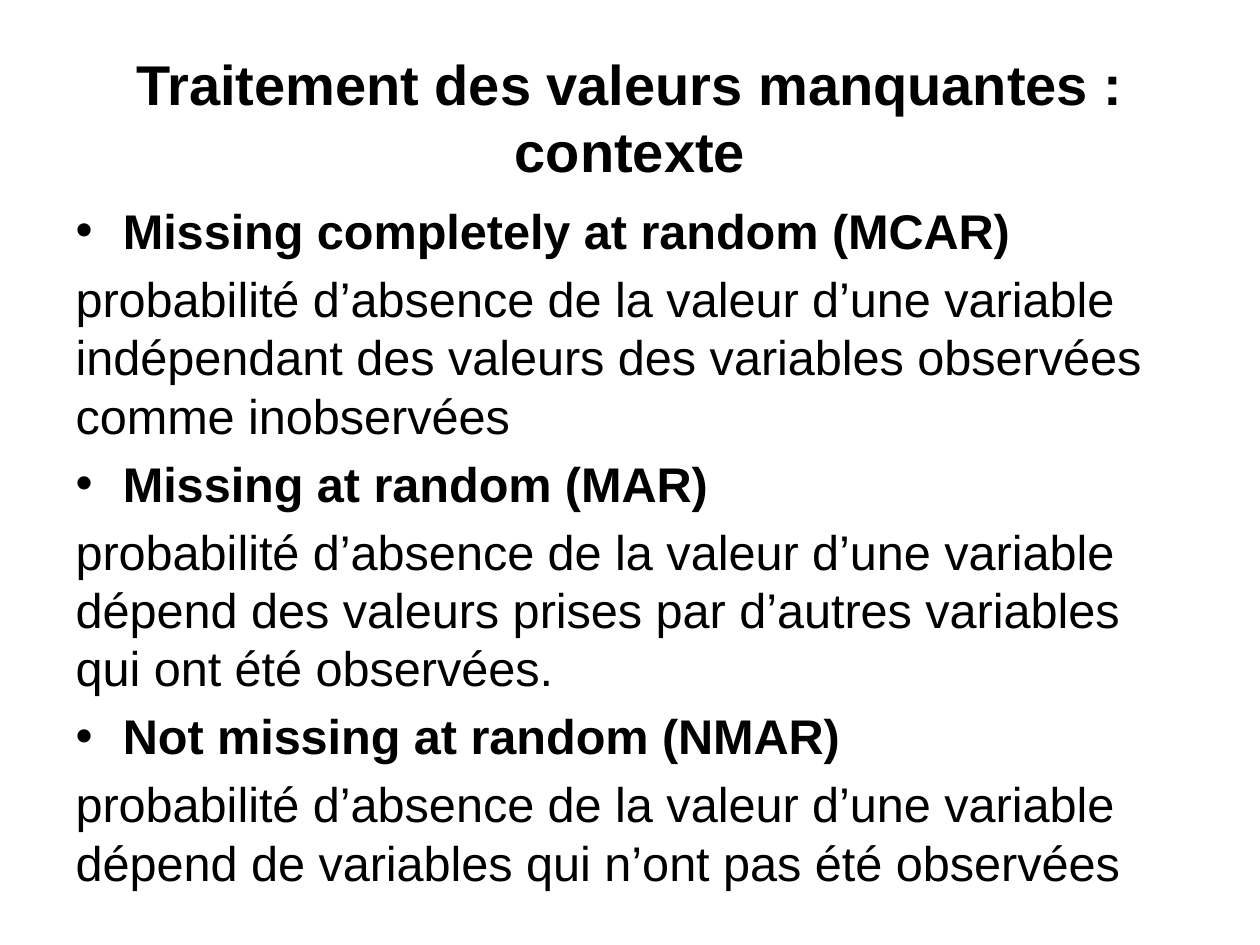
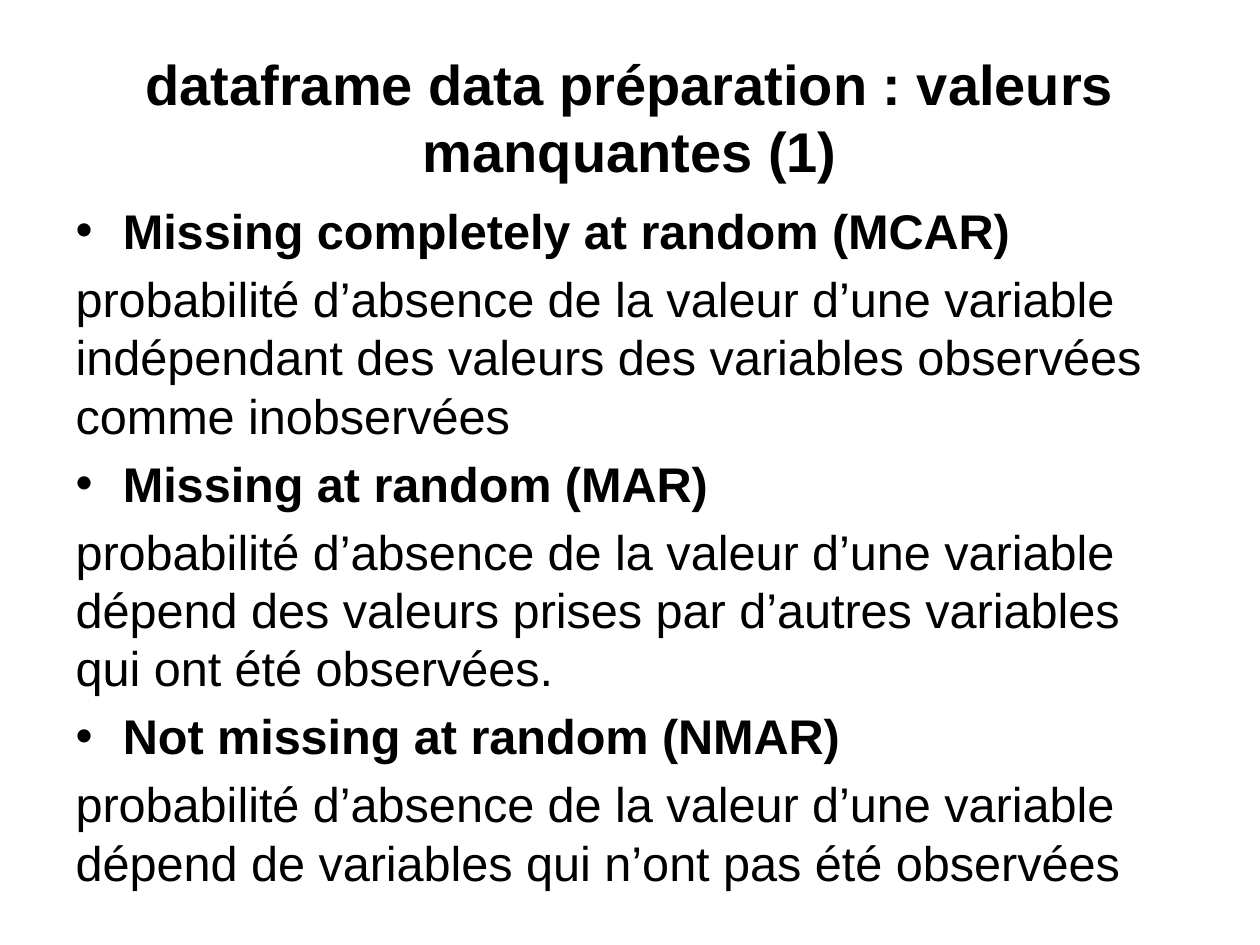
Before and after one commit to loicmidy/formation-python, a slide deck: slide 24 of formation python.pptx. Drawn at 1260x945 pixels with LibreOffice and Linux fonts; fonts in the diff are those of the drawing. Boxes give left, top, right and bottom in pixels: in the first picture for what was removed or moved away, otherwise in the second. Text is boxed around its words. In the diff, an @@ line names an element or a change of style, - is before the commit and + after.

```diff
--- a/formation python.pptx
+++ b/formation python.pptx
@@ title at bbox=[145, 64, 1113, 183]: text changed @@
-Traitement des valeurs manquantes : contexte
+dataframe data préparation : valeurs manquantes (1)
```
Also in this commit, not shown: 4 other slides changed, 6 other files.
